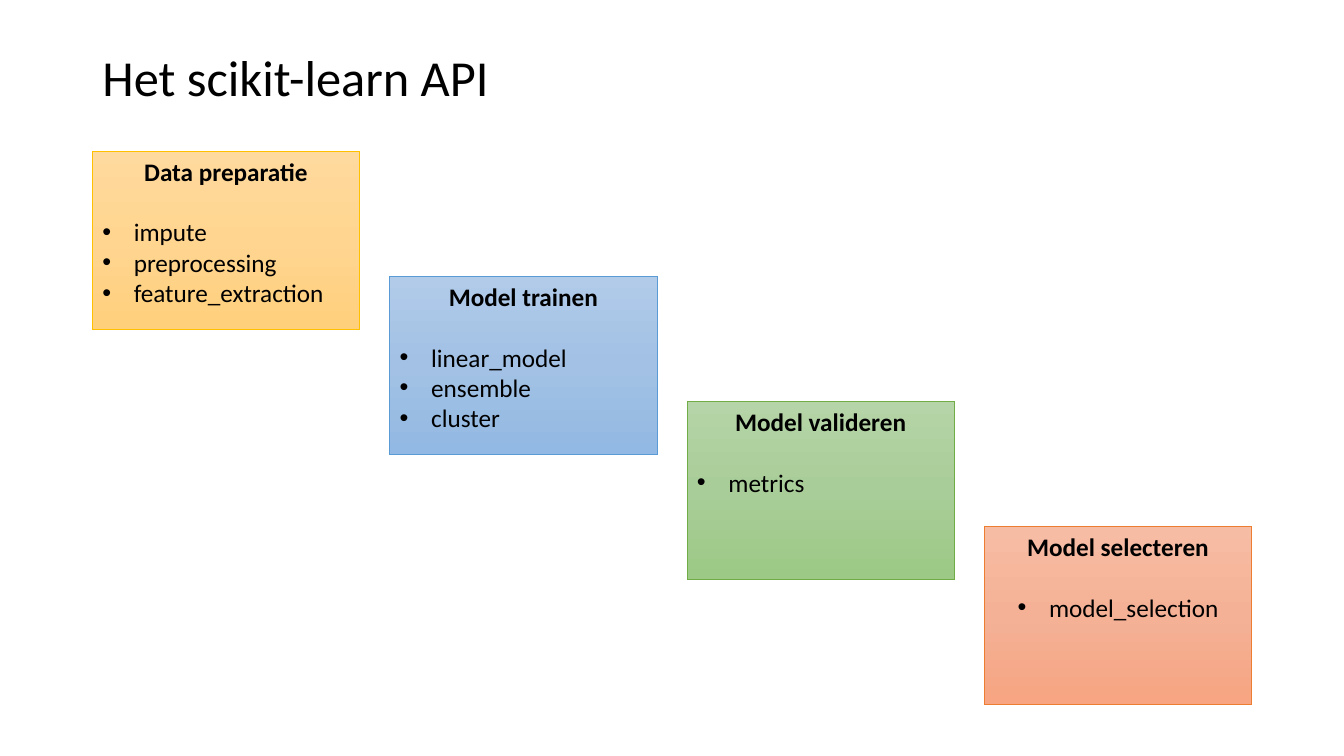
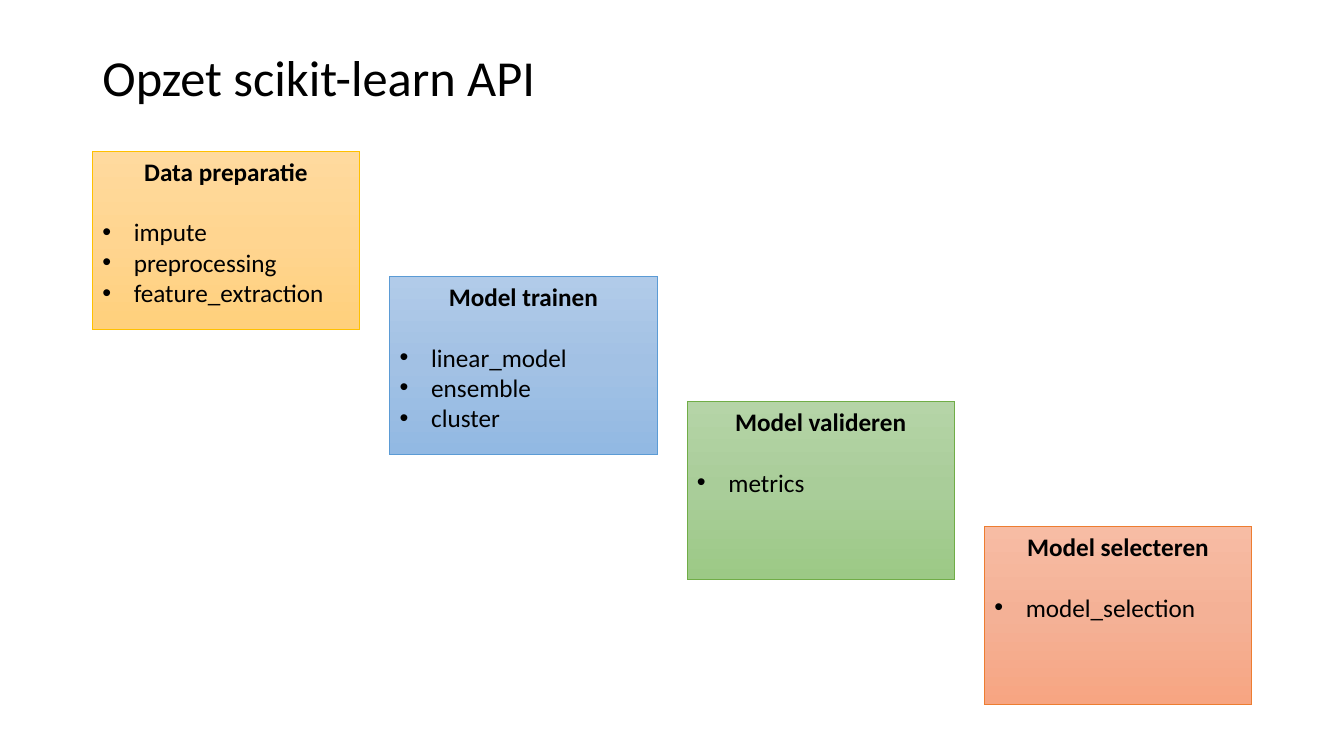
Before and after one commit to LFKoning/knowledge-sharing, a slide deck: slide 7 of python_trainees/4_scikit_learn/python_traineeship_4.pptx. Drawn at 1344x756 pixels with LibreOffice and Linux fonts; fonts in the diff are those of the drawing. Boxes give left, top, right and bottom in pixels: in the first picture for what was removed or moved away, otherwise in the second. Text is boxed around its words. In the diff, an @@ line names an element or a change of style, - is before the commit and + after.

```diff
--- a/python_trainees/4_scikit_learn/python_traineeship_4.pptx
+++ b/python_trainees/4_scikit_learn/python_traineeship_4.pptx
@@ title at <box>102,61,535,104</box>: text changed @@
-Het scikit-learn API
+Opzet scikit-learn API
@@ text in rectangle at <box>1026,599,1195,621</box>: alignment centre to left @@
```
Also in this commit, not shown: 10 other slides changed, 3 slides added, 1 slide removed, 12 other files.
